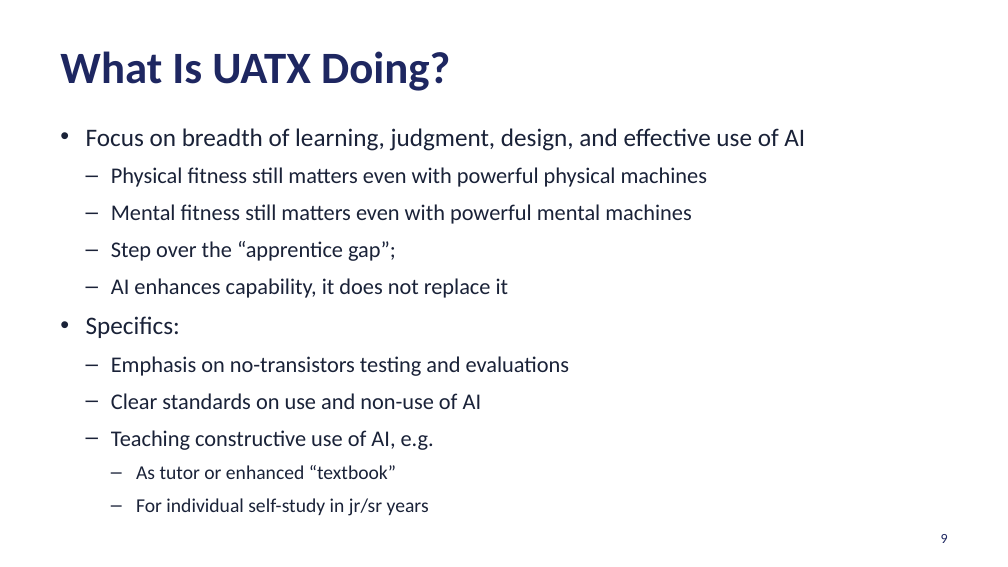
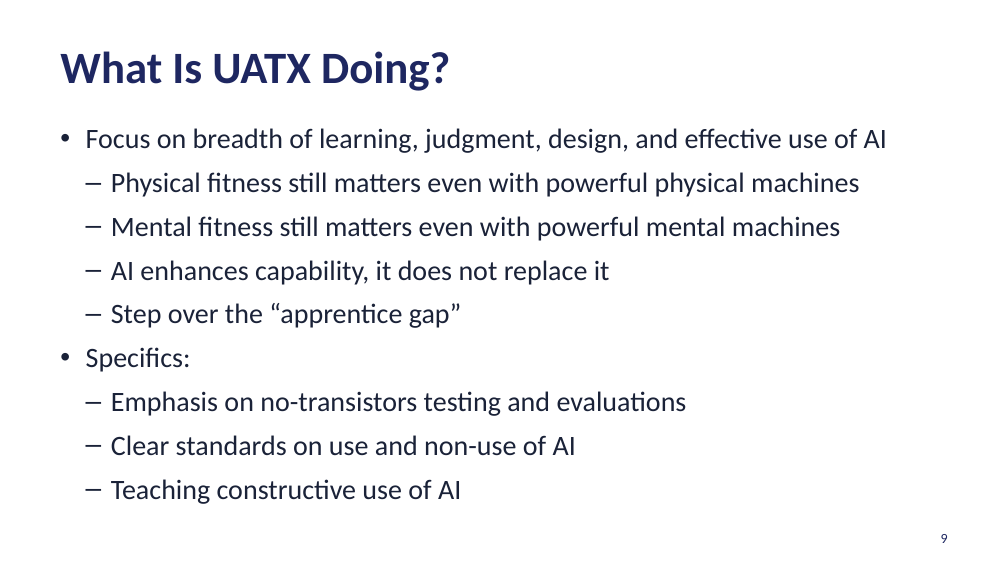
Before and after one commit to ClintStaley/AITalks, a slide deck: slide 9 of UATX/AIUpdate26Enh.pptx. Drawn at 1008x567 pixels with LibreOffice and Linux fonts; fonts in the diff are those of the drawing; background and template pictures are left out. Boxes give left, top, right and bottom in pixels: in the first picture for what was removed or moved away, otherwise in the second. Text is boxed around its words. In the diff, an @@ line names an element or a change of style, - is before the commit and + after.

```diff
--- a/UATX/AIUpdate26Enh.pptx
+++ b/UATX/AIUpdate26Enh.pptx
@@ text at <box>86,128,887,456</box>: size 18 to 20 pt in "Focus on breadth of learning, judgment, design, ...", "Specifics:"; size 16 to 20 pt in "Physical fitness still matters even with powerful ...", "Mental fitness still matters even with powerful ...", "AI enhances capability, it does not replace ...", "Emphasis on no-transistors testing and evaluations" and 1 more places @@
@@ text at <box>111,241,396,261</box>: paragraph removed @@
-  – Step over the “apprentice gap”;
@@ text at <box>111,303,462,328</box>: paragraph added @@
+  – Step over the “apprentice gap”
@@ text at <box>111,479,461,504</box>: text changed; size 14 to 20 pt @@
-  – Teaching constructive use of AI, e.g.
-    – As tutor or enhanced “textbook”
-    – For individual self-study in jr/sr years
+  – Teaching constructive use of AI
```
Also in this commit, not shown: 2 other slides changed, 45 other files.
